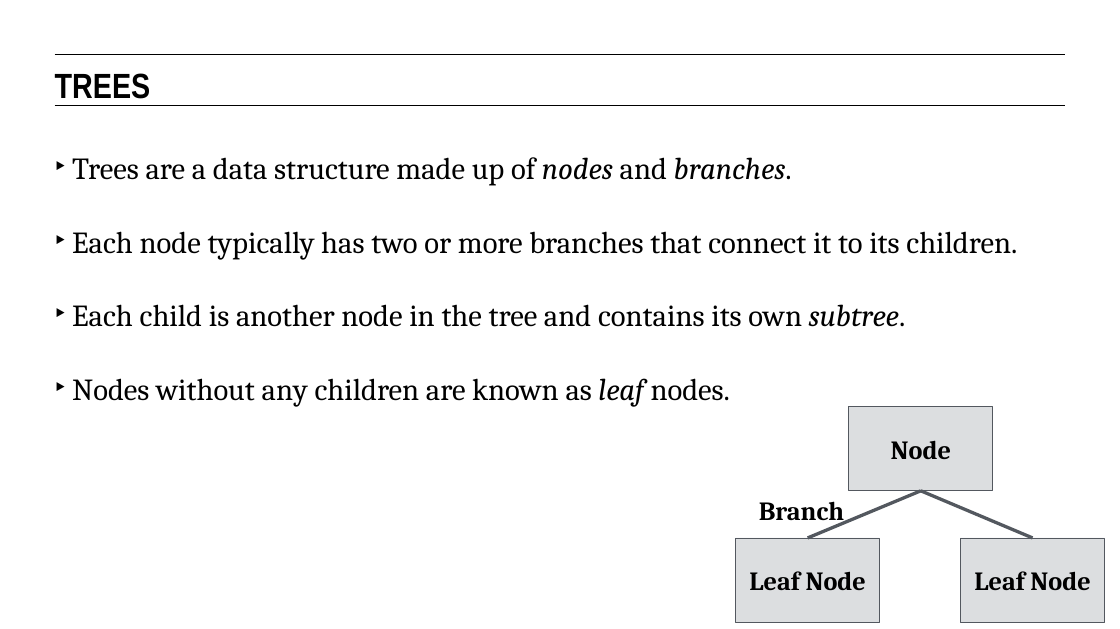
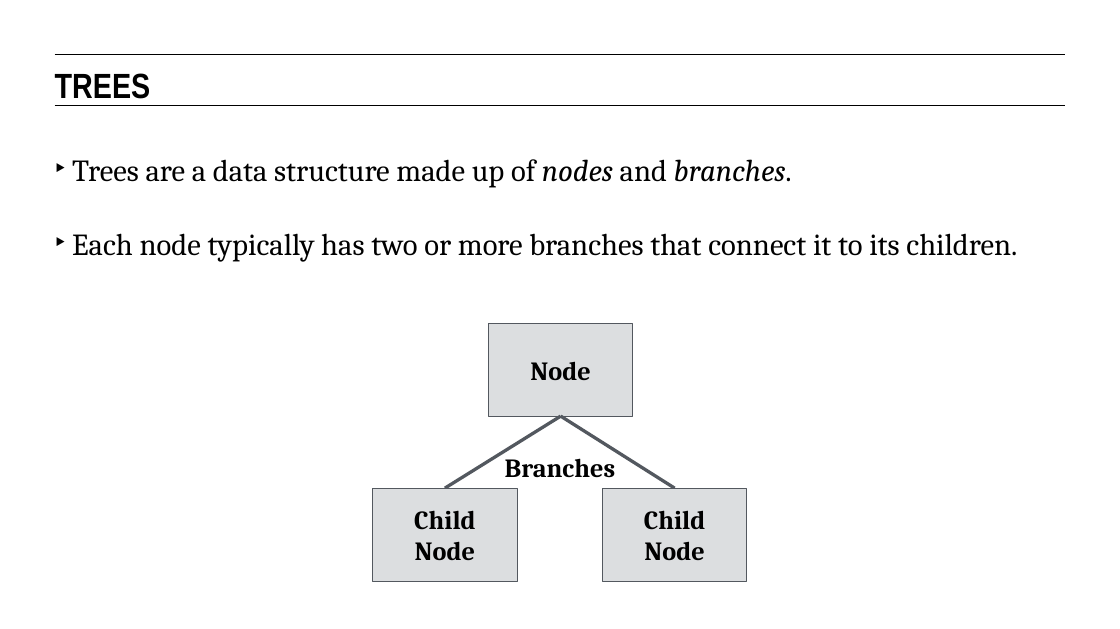
Before and after one commit to eflautt/ga-data-science, a slide deck: slide 17 of lessons/lesson-12/12-decision-trees-and-random-forests.pptx. Drawn at 1120x629 pixels with LibreOffice and Linux fonts; fonts in the diff are those of the drawing. Boxes give left, top, right and bottom in pixels: in the first picture for what was removed or moved away, otherwise in the second. Text is boxed around its words. In the diff, an @@ line names an element or a change of style, - is before the commit and + after.

```diff
--- a/lessons/lesson-12/12-decision-trees-and-random-forests.pptx
+++ b/lessons/lesson-12/12-decision-trees-and-random-forests.pptx
@@ text at [72,304,906,407]: paragraphs removed @@
-‣ Each child is another node in the tree and contains its own subtree.
-‣ Nodes without any children are known as leaf nodes.
@@ rectangle "Node": place and size @@
-rectangle "Node" at [849,406,993,491]
+rectangle "Node" at [488,323,632,416]
@@ line moved from (921, 491) - (1033, 538) to (561, 416) - (445, 488) @@
@@ line moved from (921, 491) - (808, 538) to (561, 416) - (675, 488) @@
@@ text added at [505,458,615,478], 24 pt, text #000000, bold @@
+Branches
@@ rectangle "Child": place and size @@
-rectangle "Child" at [736,538,880,622]
+rectangle "Child" at [373,488,517,581]
@@ rectangle added at [603,488,747,581], fill #DCDEE0, outline #53585F 0.75 pt, 24 pt, text #000000, bold @@
+Child
+Node
@@ text removed at [759,501,844,526] @@
-Branch
@@ text in rectangle at [414,510,475,560]: text changed @@
-Leaf Node
+Child
+Node
@@ rectangle removed at [961,538,1105,622] @@
-Leaf Node
```
Also in this commit, not shown: 11 other slides changed, 5 slides added.
